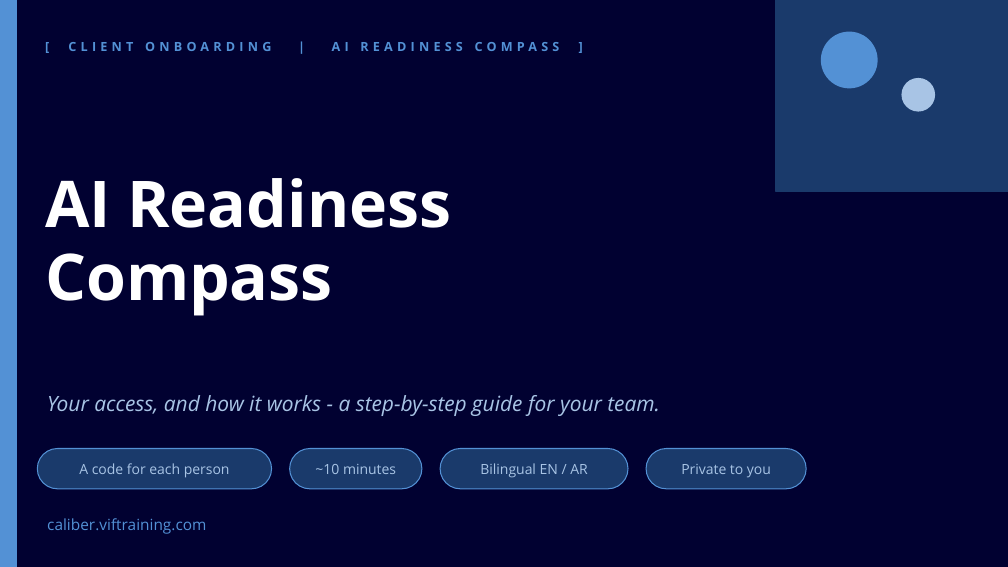
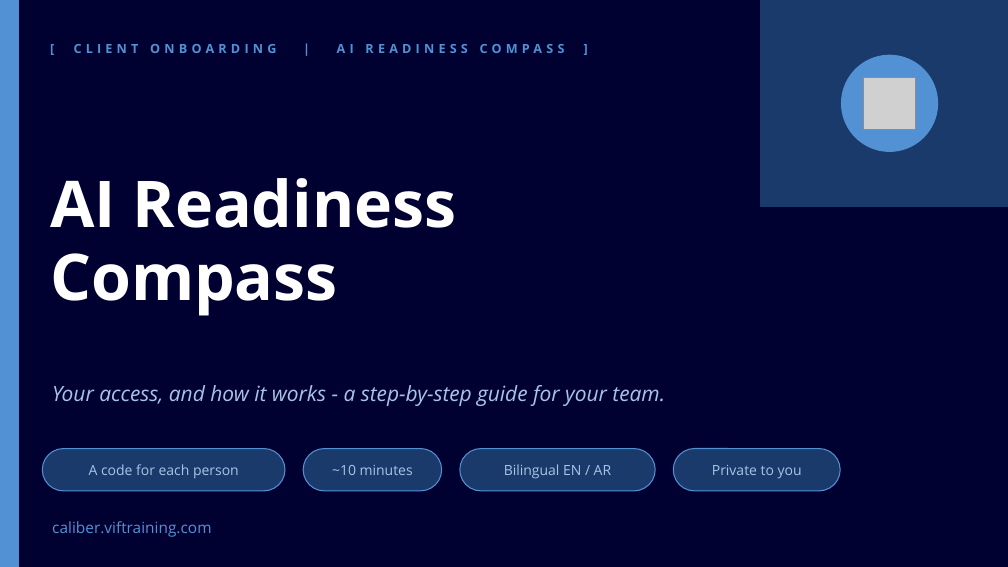
Before and after one commit to AimanSadeq/vifm-assessment-center, a slide deck: slide 1 of VIFM-ARC-Client-Onboarding.pptx. Drawn at 1008x567 pixels with LibreOffice and Linux fonts; fonts in the diff are those of the drawing; grey boxes stand for pictures. Boxes give left, top, right and bottom in pixels: in the first picture for what was removed or moved away, otherwise in the second. Text is boxed around its words. In the diff, an @@ line names an element or a change of style, - is before the commit and + after.

```diff
--- a/VIFM-ARC-Client-Onboarding.pptx
+++ b/VIFM-ARC-Client-Onboarding.pptx
@@ rectangle: place and size @@
-rectangle at (776,0,1008,192)
+rectangle at (761,0,1008,207)
@@ text "[ CLIENT ONBOARDING | AI ...": place and size @@
-text "[ CLIENT ONBOARDING | AI ..." at (68,42,560,51)
+text "[ CLIENT ONBOARDING | AI ..." at (74,44,565,53)
@@ ellipse: place and size @@
-ellipse at (822,32,877,88)
+ellipse at (842,55,937,151)
@@ picture added at (864,78,915,129) @@
@@ ellipse removed at (902,79,934,111) @@
@@ text "AI Readiness": place and size @@
-text "AI Readiness" at (45,178,452,316)
+text "AI Readiness" at (50,178,457,316)
@@ text "Your access, and how it ...": place and size @@
-text "Your access, and how it ..." at (47,395,660,416)
+text "Your access, and how it ..." at (52,385,665,406)
@@ text "A code for each person": place and size @@
-text "A code for each person" at (79,463,230,478)
+text "A code for each person" at (89,464,239,478)
@@ rounded rectangle: place and size @@
-rounded rectangle at (37,449,271,489)
+rounded rectangle at (42,449,285,491)
@@ text "~10 minutes": place and size @@
-text "~10 minutes" at (315,464,396,474)
+text "~10 minutes" at (332,465,413,475)
@@ rounded rectangle: place and size @@
-rounded rectangle at (289,449,421,489)
+rounded rectangle at (303,449,442,491)
@@ text "Bilingual EN / AR": place and size @@
-text "Bilingual EN / AR" at (480,463,587,478)
+text "Bilingual EN / AR" at (504,464,611,479)
@@ rounded rectangle: place and size @@
-rounded rectangle at (440,449,628,489)
+rounded rectangle at (460,449,655,491)
@@ text "Private to you": place and size @@
-text "Private to you" at (681,464,771,478)
+text "Private to you" at (712,465,802,479)
@@ rounded rectangle: place and size @@
-rounded rectangle at (646,449,806,489)
+rounded rectangle at (673,449,841,491)
@@ text "caliber.viftraining.com": place and size @@
-text "caliber.viftraining.com" at (47,518,206,534)
+text "caliber.viftraining.com" at (52,521,211,537)
```
Also in this commit, not shown: 13 other slides changed, 24 other files.
